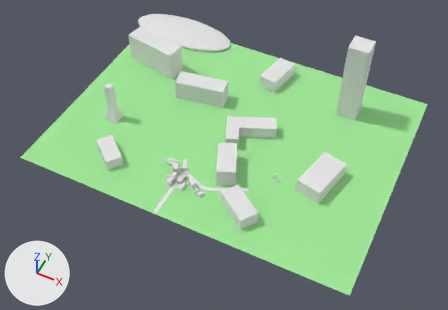
Renders of the Blender file Assets/Models/MainMap/MainMapModel.blend from each side of a commit.
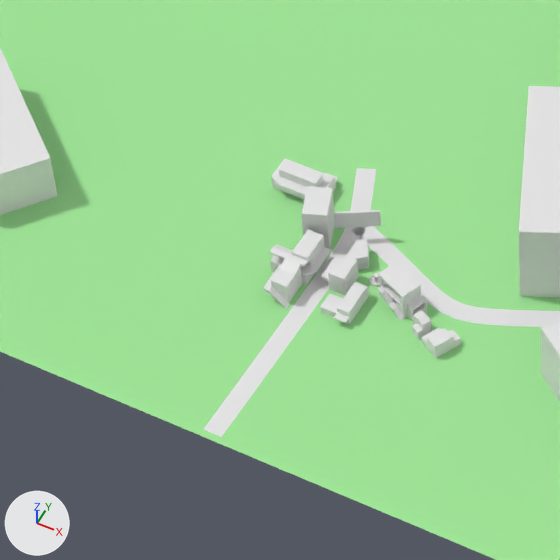
Each version is shown whole from a 50 mm lens placed at (451.0, -945.0, 1079.0), pointed at (18.0, -80.0, -2.0), then close up on the part from 25% to 50% of the width and 40% to 77% of the height. The axes (+X, +Y, +Z) are drawn at lower left. The lights are the same throughout.
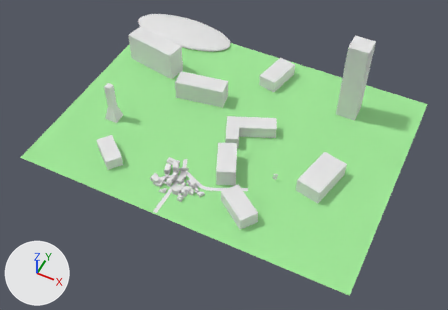
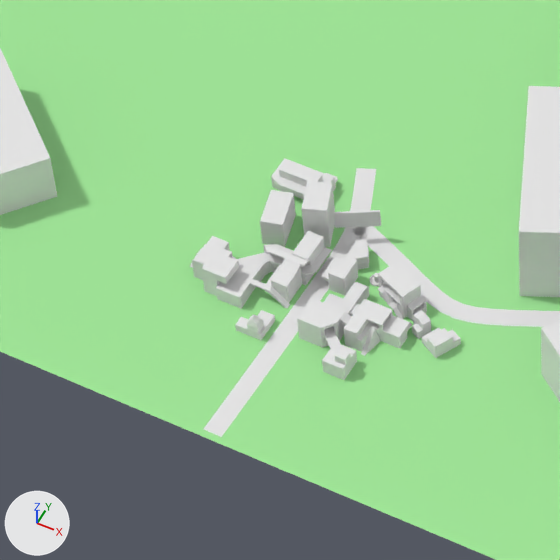
Edits to the bpy script that builds the scene:
```text
Change me_cube_019:
    used by ob_cube_013; location = (-49.1, -194.9, 0.0); rotation_euler = (0.0, 0.0, 3.142), in degrees (0, 0, 180); scale = (4.04, 6.16, 6.16)
    remove me_cube_019.from_pydata(...)  # 64 vertices, 61 faces; spans x -1.89..3.44, y -1.0..1.91, z 0.0..2.6
    add me_cube_019.from_pydata(...)  # 125 vertices, 106 faces; spans x -1.89..11.5, y -1.0..5.91, z 0.0..2.45
    me_cube_019 part 1: 61 vertices added at x 3.61..11.5, y 1.26..5.91, z 0.0..2.31
    add me_cube_019.materials.append(mat_buildingmaterial)  # white #e7e7e7
Add me_cube_014:
    me_cube_014.from_pydata([(-1.0, 7.88, -0.05), (-1.0, -2.42, -0.05), (-1.0, 7.88, 8.0), (3.23, 7.88, -0.05), (1.0, -2.42, -0.05), (1.0, 7.88, 8.0)], [], [(0, 1, 2), (5, 4, 3), (3, 4, 1, 0), (5, 2, 1, 4), (5, 3, 0, 2)])
    me_cube_014.materials.append(mat_buildingmaterial)  # white #e7e7e7
Add me_cube_015:
    me_cube_015.from_pydata([(-1.0, -1.0, 1.0), (-1.0, 1.0, 1.0), (1.0, -1.0, 1.0), (1.0, 1.0, 1.0), (-1.0, -1.0, 0.0), (-1.0, 1.0, 0.0), (1.0, 1.0, 0.0), (1.0, -1.0, 0.0)], [], [(4, 0, 1, 5), (5, 1, 3, 6), (6, 3, 2, 7), (7, 2, 0, 4), (3, 1, 0, 2)])
    me_cube_015.materials.append(mat_buildingmaterial)  # white #e7e7e7
Change ob_cube_014:
    ob_cube_014.location: (-54.4, -177.4, 0.0) -> (-54.7, -176.4, 0.0)
    ob_cube_014.scale: (5.79, 8.35, 23.5) -> (5.79, 8.35, 25.8)
Add ob_cube_025:
    ob_cube_025 = bpy.data.objects.new('Cube.025', me_cube_013)  # 61 vertices, 50 faces; spans x -2.62..1.0, y -2.86..1.45, z 0.0..1.67; in mat_buildingmaterial (white #e7e7e7)
    ob_cube_025.location = (2.8, -214.6, 0.0)
    ob_cube_025.scale = (7.2, 4.89, 7.2)
Add ob_cube_026:
    ob_cube_026 = bpy.data.objects.new('Cube.026', me_cube_014)
    ob_cube_026.location = (-3.0, -227.4, 0.0)
Add ob_cube_027:
    ob_cube_027 = bpy.data.objects.new('Cube.027', me_cube_015)
    ob_cube_027.location = (-72.6, -183.2, 0.0)
    ob_cube_027.rotation_euler = (0.0, 0.0, 0.266)  # degrees (0, 0, 15)
    ob_cube_027.scale = (5.33, 9.7, 15.6)
Add ob_cube_028:
    ob_cube_028 = bpy.data.objects.new('Cube.028', me_cube_023)  # 54 vertices, 40 faces; spans x -1.0..2.36, y -1.0..1.0, z 0.0..1.04; in mat_buildingmaterial (white #e7e7e7)
    ob_cube_028.location = (-80.6, -222.8, 0.0)
    ob_cube_028.scale = (3.69, 7.16, 15.6)
Add ob_cube_029:
    ob_cube_029 = bpy.data.objects.new('Cube.029', me_cube_030)  # 52 vertices, 43 faces; spans x -2.79..1.0, y -1.0..1.0, z 0.0..1.43; in mat_buildingmaterial (white #e7e7e7)
    ob_cube_029.location = (-50.7, -236.7, 0.0)
    ob_cube_029.scale = (3.42, 6.23, 10.0)
Add ob_cube_030:
    ob_cube_030 = bpy.data.objects.new('Cube.030', me_cube_029)  # 42 vertices, 33 faces; spans x -1.0..1.65, y -0.77..1.0, z 0.0..0.9; in mat_buildingmaterial (white #e7e7e7)
    ob_cube_030.location = (-24.4, -230.9, 0.0)
    ob_cube_030.scale = (8.42, 9.7, 15.6)
Add ob_cube_031:
    ob_cube_031 = bpy.data.objects.new('Cube.031', me_cube_032)  # 21 vertices, 14 faces; spans x -1.0..1.0, y -1.46..1.0, z 0.0..0.89; in mat_buildingmaterial (white #e7e7e7)
    ob_cube_031.location = (-8.8, -239.0, 0.0)
    ob_cube_031.scale = (5.33, 4.7, 13.5)
```

Where the change shows, as pixel boxes [x1, y1, x2, y2] in the close-ups (560 x 560 px):
'Cube.013', reshaped (123% wider, 41% taller): before [269, 230, 332, 285]; after [190, 231, 332, 309]
'Cube.025', added: after [344, 299, 412, 352]
'Cube.030', added: after [297, 298, 352, 349]
'Cube.014', moved, rescaled: before [301, 186, 334, 249]; after [302, 181, 335, 247]
'Cube.027', added: after [260, 190, 296, 247]
'Cube.028', added: after [201, 247, 239, 296]
'Cube.031', added: after [322, 345, 357, 380]
'Cube.029', added: after [235, 310, 275, 340]
'Cube.026', added: after [361, 327, 380, 355]
part 1 of me_cube_019, added: after [190, 236, 277, 309]
